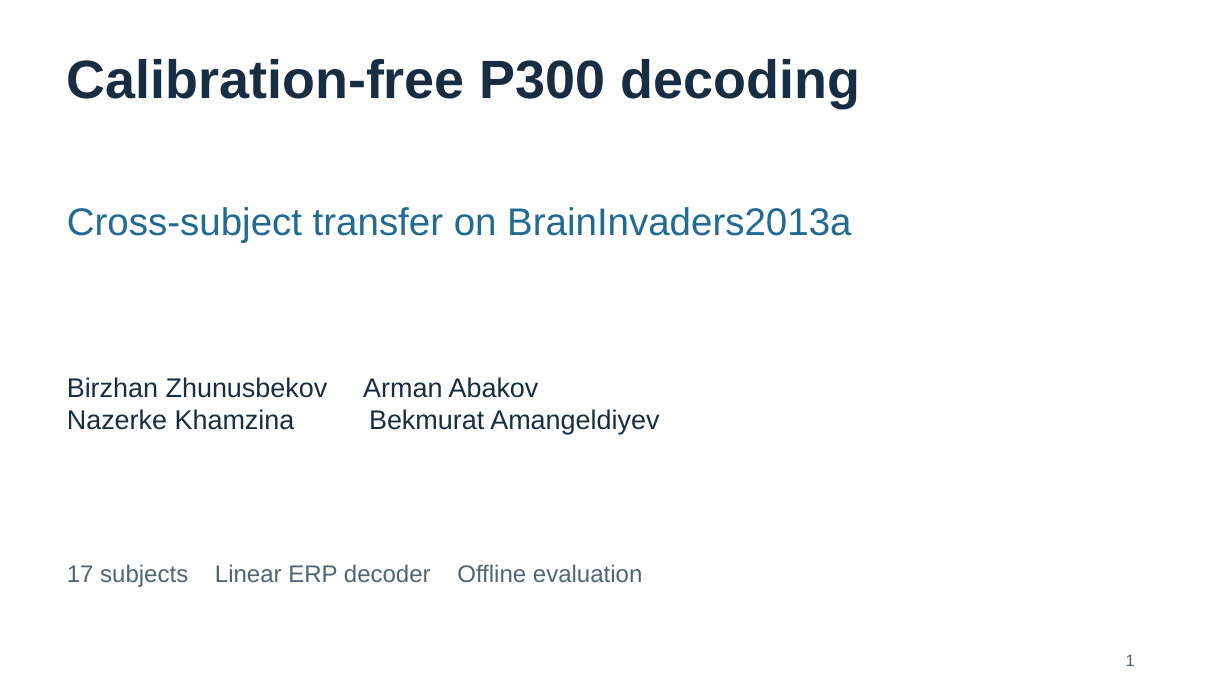
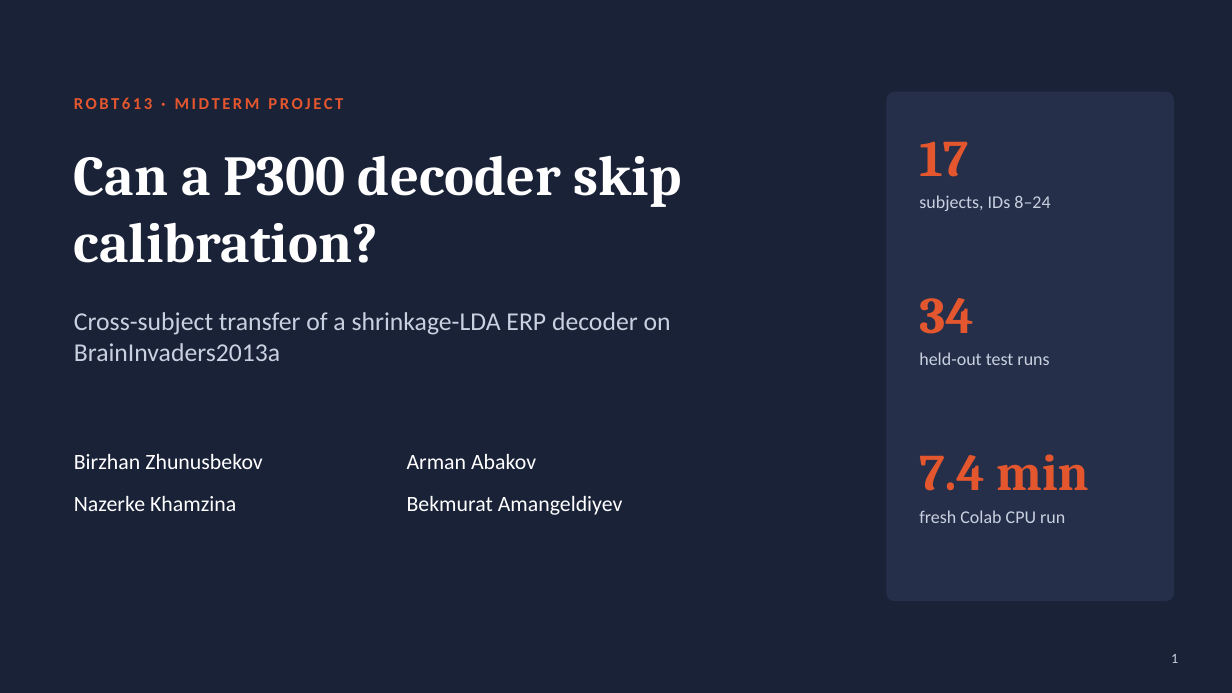
Before and after one commit to B1rzhan07/ROBT613-midterm, a slide deck: slide 1 of bci-midterm/output/presentation.pptx. Drawn at 1232x693 pixels with LibreOffice and Linux fonts; fonts in the diff are those of the drawing. Boxes give left, top, right and bottom in pixels: in the first picture for what was removed or moved away, otherwise in the second. Text is boxed around its words. In the diff, an @@ line names an element or a change of style, - is before the commit and + after.

```diff
--- a/bci-midterm/output/presentation.pptx
+++ b/bci-midterm/output/presentation.pptx
@@ background #FFFFFF to #1A2238 @@
@@ text at (74, 97, 343, 109): text changed; size 42 to 13 pt; font Arial to Calibri; text colour #182D42 to #E4572E @@
-Calibration-free P300 decoding
+ROBT613 · MIDTERM PROJECT
@@ rounded rectangle added at (887, 92, 1174, 601), fill #252F4A, outline #252F4A 1 pt @@
@@ text added at (919, 141, 968, 177), 40 pt, text #E4572E, bold @@
+17
@@ text added at (74, 155, 681, 263), 44 pt, text #FFFFFF, bold @@
+Can a P300 decoder skip calibration?
@@ text added at (919, 195, 1050, 211), 14 pt, text #C9D1E0 @@
+subjects, IDs 8–24
@@ text added at (919, 298, 973, 334), 40 pt, text #E4572E, bold @@
+34
@@ text at (74, 312, 671, 361): text changed; size 30 to 20 pt; font Arial to Calibri; text colour #216A93 to #C9D1E0 @@
-Cross-subject transfer on BrainInvaders2013a
+Cross-subject transfer of a shrinkage-LDA ERP decoder on BrainInvaders2013a
@@ text added at (919, 352, 1049, 365), 14 pt, text #C9D1E0 @@
+held-out test runs
@@ text at (74, 454, 263, 469): text changed; size 21 to 17 pt; font Arial to Calibri; text colour #182D42 to #FFFFFF @@
-Birzhan Zhunusbekov Arman Abakov
-Nazerke Khamzina Bekmurat Amangeldiyev
+Birzhan Zhunusbekov
@@ text added at (407, 454, 536, 469), 17 pt, text #FFFFFF @@
+Arman Abakov
@@ text added at (919, 454, 1088, 491), 40 pt, text #E4572E, bold @@
+7.4 min
@@ text added at (74, 496, 236, 511), 17 pt, text #FFFFFF @@
+Nazerke Khamzina
@@ text added at (407, 496, 623, 515), 17 pt, text #FFFFFF @@
+Bekmurat Amangeldiyev
@@ text added at (919, 510, 1065, 523), 14 pt, text #C9D1E0 @@
+fresh Colab CPU run
@@ text removed at (67, 564, 642, 587) @@
-17 subjects Linear ERP decoder Offline evaluation
@@ page number: place and size @@
-page number at (1126, 654, 1135, 666)
+page number at (1171, 654, 1178, 663)
@@ page number at (1171, 654, 1178, 663): size 12.8 to 11 pt, font Arial to Calibri, text colour #506477 to #C9D1E0; alignment left to right @@
```
Also in this commit, not shown: 10 other slides changed, 3 slides added, 3 slides removed, 14 other files.
